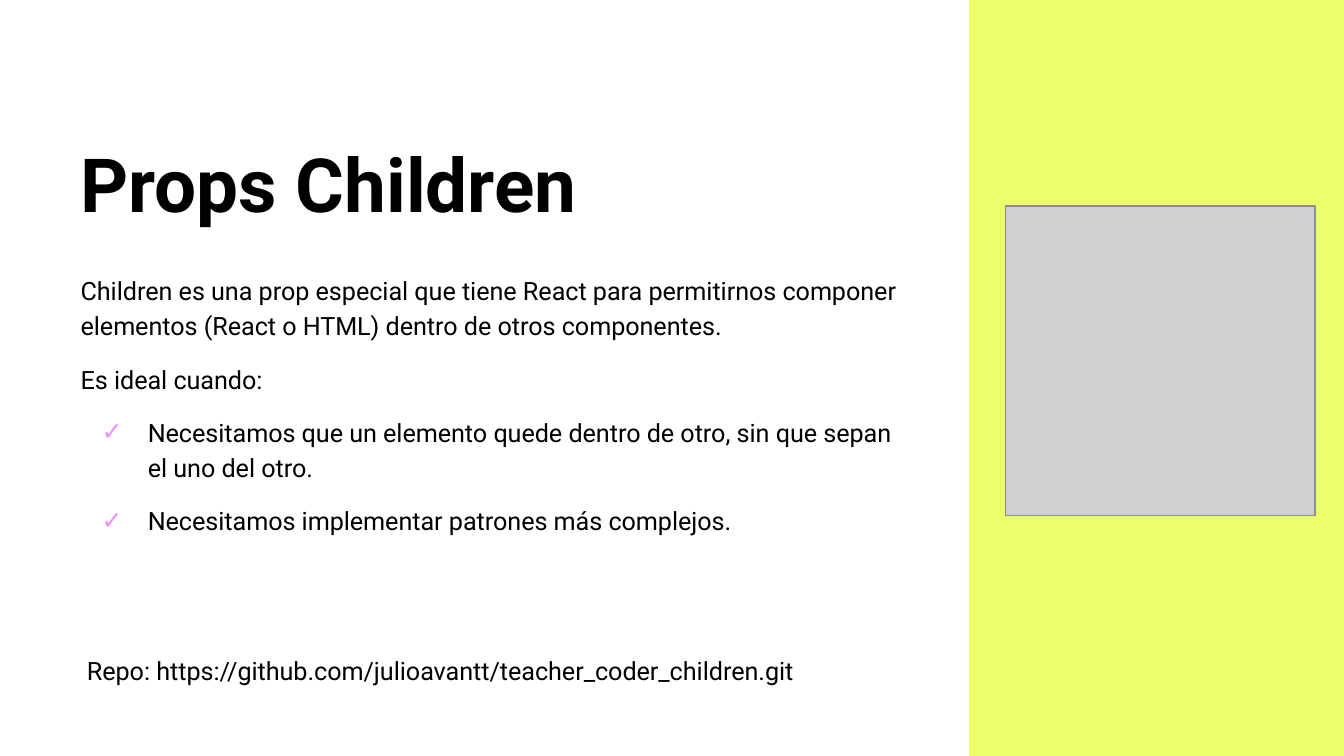
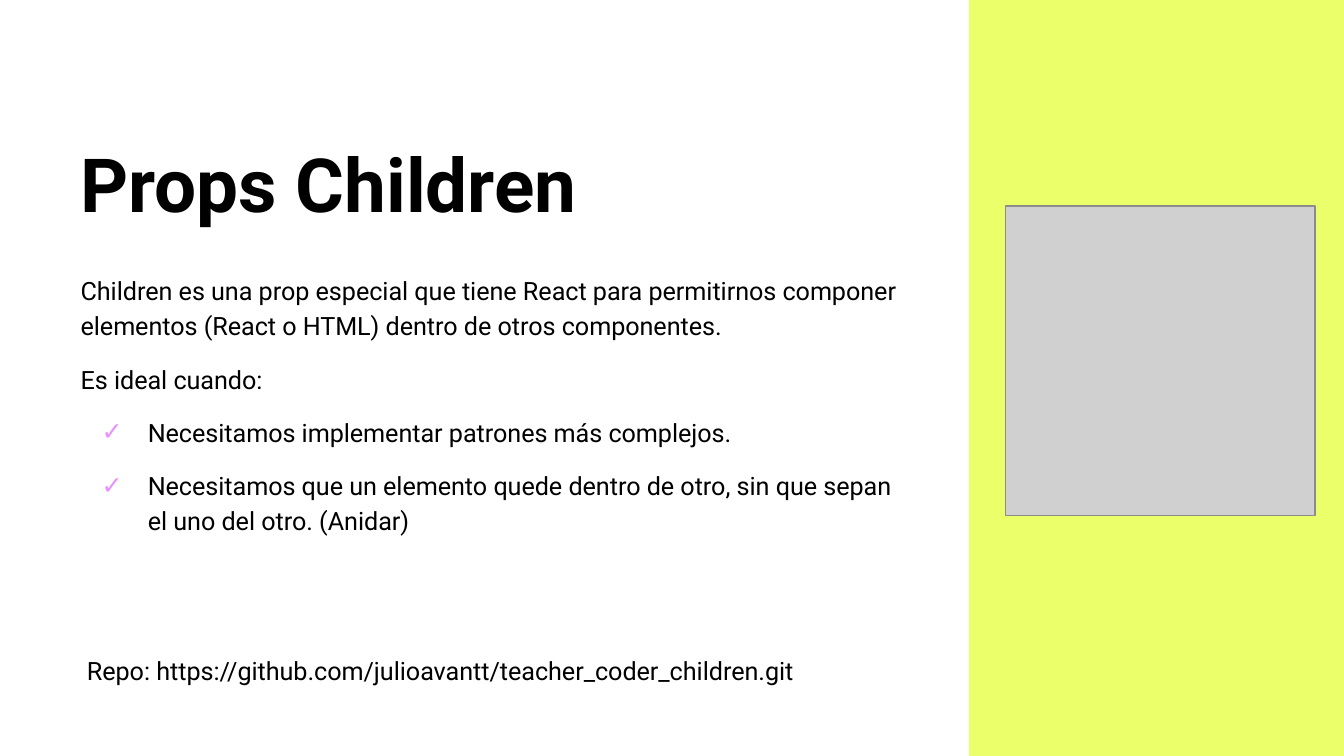
Before and after one commit to Arturogrottoli/Project-React-Js, a slide deck: slide 4 of Clase03/Unidad 3 - Clase en vivo.pptx. Drawn at 1344x756 pixels with LibreOffice and Linux fonts; fonts in the diff are those of the drawing; grey boxes stand for pictures; background and template pictures are left out. Boxes give left, top, right and bottom in pixels: in the first picture for what was removed or moved away, otherwise in the second. Text is boxed around its words. In the diff, an @@ line names an element or a change of style, - is before the commit and + after.

```diff
--- a/Clase03/Unidad 3 - Clase en vivo.pptx
+++ b/Clase03/Unidad 3 - Clase en vivo.pptx
@@ text at (148, 423, 891, 478): paragraph removed @@
-✓ Necesitamos que un elemento quede dentro de otro, sin que sepan el uno del otro.
@@ text at (148, 476, 891, 536): paragraph added @@
+✓ Necesitamos que un elemento quede dentro de otro, sin que sepan el uno del otro. (Anidar)
```
Also in this commit, not shown: 2 other files.
